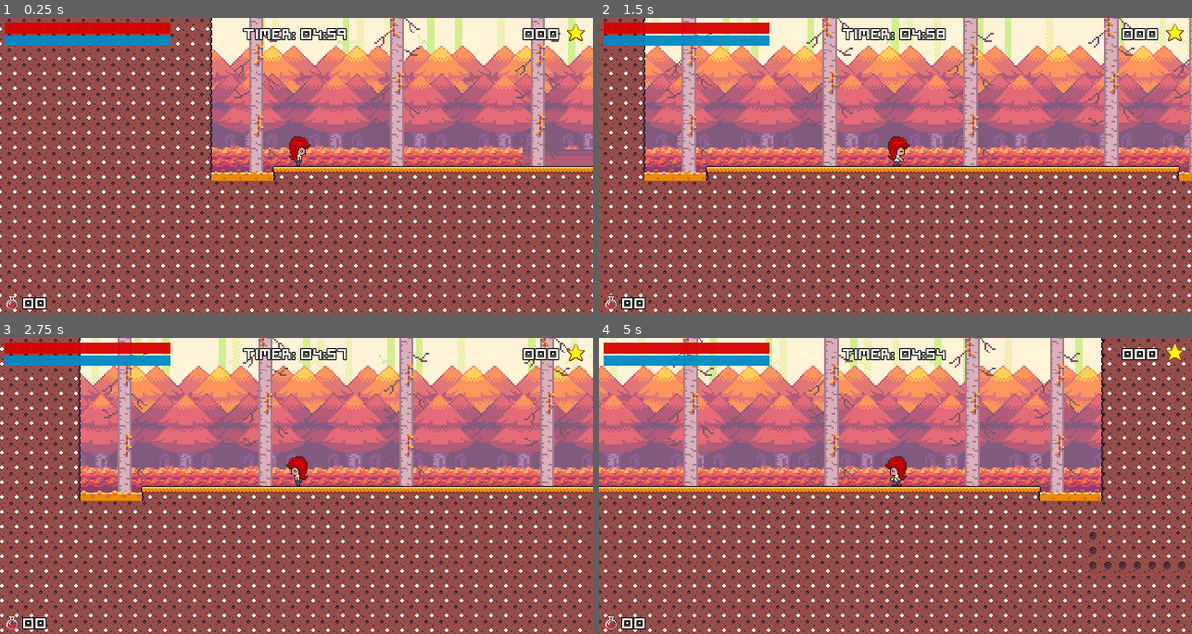
Above: before the commit, frames 1-4 (two rows, left to right).
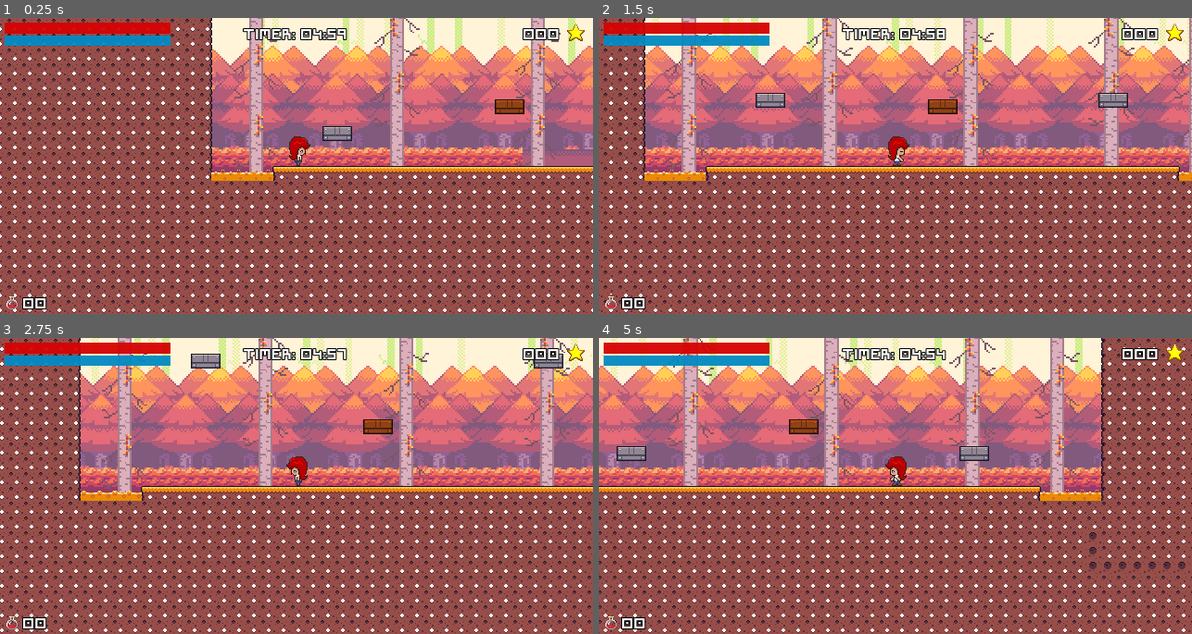
Above: after the commit, the same moments.

Repository: TCCISTOME/PaintLies
Game: Godot game, scene res://FinalStand/final_stand_boss.tscn
Same seed, same stepped clock (60 frames per second), same inputs: the game is played once before the commit and once after it. This scene is started directly instead of the project's main scene.
Inputs (mouse positions are in pixels of both pictures, inside the frame that each line leads up to):
- Up to frame 1 (0.25 s): no input
- Up to frame 2 (1.5 s): move the mouse to (1025, 151) at 0.52 s; hold D (direita) from 0.53 s (still down); click (1025, 151) at 0.6 s; tap Space (pular) at 0.77 s; move the mouse to (776, 180) at 1.27 s; tap E (beber) at 1.35 s
- Up to frame 3 (2.75 s): tap Space (pular) at 1.52 s; move the mouse to (355, 420) at 2.02 s; release D (direita) at 2.03 s; hold A (esquerda) from 2.03 s (still down); click (355, 420) at 2.1 s
- Up to frame 4 (5 s): move the mouse to (865, 545) at 2.77 s; release A (esquerda) at 2.78 s; hold D (direita) 2.78-4.28 s; tap E (beber) at 2.85, 4.35 s; tap Space (pular) at 3.02, 3.77, 4.52 s; move the mouse to (1073, 530) at 3.52 s; click (1073, 530) at 3.6 s; move the mouse to (717, 441) at 4.27 s; hold A (esquerda) from 4.28 s (still down)

The runs differ from the first frame. In frame 1, 0.5% of the frame differs, in the area x 54-89%, y 27-42%; in frame 2, 0.7%, in the area x 26-90%, y 25-33%; in frame 3, 0.7%; in frame 4, 0.7%.

Commit message:
Ajustes finalizados

Diff:
--- a/FinalStand/final_stand.tscn
+++ b/FinalStand/final_stand.tscn
@@ -3,7 +3,7 @@
 [ext_resource type="Script" path="res://FinalStand/scripts/final_stand.gd" id="1_g7gt3"]
 [ext_resource type="Texture2D" uid="uid://c7mjs3t733ly5" path="res://assets/tilesets/Decoracao/Chão De Madeira.png" id="1_h6f4f"]
 [ext_resource type="Texture2D" uid="uid://c48lton4bgggo" path="res://assets/tilesets/Decoracao/Decoração.png" id="2_h5iir"]
-[ext_resource type="Texture2D" uid="uid://2iolcdcma64p" path="res://assets/tilesets/Seasonal Tilesets/5 - Misc_universal_tiles/BlocksElements.png" id="4_a0b16"]
+[ext_resource type="Texture2D" uid="uid://cch4lvqihkssg" path="res://assets/tilesets/Seasonal Tilesets/5 - Misc_universal_tiles/elementsBlocks.png" id="4_a0b16"]
 [ext_resource type="Texture2D" uid="uid://bpy61macm0ffx" path="res://assets/tilesets/Seasonal Tilesets/5 - Misc_universal_tiles/Snack_machine_Bench_Trash_bin (16 x 16).png" id="5_0fx3g"]
 [ext_resource type="Texture2D" uid="uid://b1hup6wu6uff" path="res://assets/tilesets/Seasonal Tilesets/5 - Misc_universal_tiles/platformBlock.png" id="5_8ll5o"]
 [ext_resource type="PackedScene" uid="uid://lx6vqi7othwx" path="res://Players/sabrina.tscn" id="6_b5hht"]
--- a/FinalStand/prefebs/falling_platform.tscn
+++ b/FinalStand/prefebs/falling_platform.tscn
@@ -1,10 +1,25 @@
 [gd_scene load_steps=7 format=3 uid="uid://bt36lxhkaovvk"]
 
 [ext_resource type="Script" path="res://FinalStand/scripts/falling_platform.gd" id="1_qfw6k"]
-[ext_resource type="Texture2D" uid="uid://2iolcdcma64p" path="res://assets/tilesets/Seasonal Tilesets/5 - Misc_universal_tiles/BlocksElements.png" id="2_0454f"]
+[ext_resource type="Texture2D" uid="uid://cch4lvqihkssg" path="res://assets/tilesets/Seasonal Tilesets/5 - Misc_universal_tiles/elementsBlocks.png" id="2_0454f"]
 
 [sub_resource type="RectangleShape2D" id="RectangleShape2D_k8l2u"]
 size = Vector2(32, 16)
+
+[sub_resource type="Animation" id="Animation_j2hog"]
+length = 0.001
+tracks/0/type = "value"
+tracks/0/imported = false
+tracks/0/enabled = true
+tracks/0/path = NodePath("texture:position")
+tracks/0/interp = 1
+tracks/0/loop_wrap = true
+tracks/0/keys = {
+"times": PackedFloat32Array(0),
+"transitions": PackedFloat32Array(1),
+"update": 0,
+"values": [Vector2(0, 0)]
+}
 
 [sub_resource type="Animation" id="Animation_pb7ud"]
 resource_name = "shake"
@@ -20,21 +35,6 @@
 "transitions": PackedFloat32Array(1, 1, 1, 1, 1),
 "update": 0,
 "values": [Vector2(0, 0), Vector2(2, 0), Vector2(0, 0), Vector2(-2, 0), Vector2(0, 0)]
-}
-
-[sub_resource type="Animation" id="Animation_j2hog"]
-length = 0.001
-tracks/0/type = "value"
-tracks/0/imported = false
-tracks/0/enabled = true
-tracks/0/path = NodePath("texture:position")
-tracks/0/interp = 1
-tracks/0/loop_wrap = true
-tracks/0/keys = {
-"times": PackedFloat32Array(0),
-"transitions": PackedFloat32Array(1),
-"update": 0,
-"values": [Vector2(0, 0)]
 }
 
 [sub_resource type="AnimationLibrary" id="AnimationLibrary_w0veg"]
--- a/FinalStand/prefebs/moving_plataform.tscn
+++ b/FinalStand/prefebs/moving_plataform.tscn
@@ -1,6 +1,6 @@
 [gd_scene load_steps=4 format=3 uid="uid://5jvawgmbknwq"]
 
-[ext_resource type="Texture2D" uid="uid://2iolcdcma64p" path="res://assets/tilesets/Seasonal Tilesets/5 - Misc_universal_tiles/BlocksElements.png" id="1_8twst"]
+[ext_resource type="Texture2D" uid="uid://cch4lvqihkssg" path="res://assets/tilesets/Seasonal Tilesets/5 - Misc_universal_tiles/elementsBlocks.png" id="1_8twst"]
 [ext_resource type="Script" path="res://FinalStand/scripts/moving_plataform.gd" id="1_i0sse"]
 
 [sub_resource type="RectangleShape2D" id="RectangleShape2D_1jojm"]
--- a/FinalStand/scripts/final_stand.gd
+++ b/FinalStand/scripts/final_stand.gd
@@ -13,7 +13,7 @@
 	player.follow_camera(camera)
 	player.player_has_died.connect(game_over)
 	 # Conecte o sinal do HUD para detectar quando o temporizador chega a 30 segundos
-	#hud.time_to_change_scene.connect(_on_time_to_change_scene)
+	hud.time_to_change_scene.connect(_on_time_to_change_scene)
 
 	#Resetando vida, escudo, xp e poções de cura
 	Global.player_life = 100
@@ -21,9 +21,9 @@
 	Global.countXp = 0
 	Global.countPotion = 0
 
-#func _on_time_to_change_scene() -> void:
-	#print("Tentando mudar de cena...")
-	#get_tree().change_scene_to_file("res://FinalStand/final_stand_boss.tscn")
+func _on_time_to_change_scene() -> void:
+	print("Tentando mudar de cena...")
+	get_tree().change_scene_to_file("res://FinalStand/final_stand_boss.tscn")
 	#get_tree().call_deferred("change_scene_to_file", "res://FinalStand/final_stand_boss.tscn")
 	#get_tree().change_scene_to_file("C:/Users/Isabella/OneDrive/Documentos/GitHub/Scripts/FinalStand/final_stand_boss.tscn")  # Muda para a nova cena diretamente
 	#get_tree().change_scene("res://FinalStand/final_stand_boss.tscn")
--- a/UI/scripts/hud.gd
+++ b/UI/scripts/hud.gd
@@ -14,7 +14,7 @@
 @export_range(0, 59) var default_seconds := 0
 
 # Define o sinal para quando o tempo chegar a 3 segundos
-#signal time_to_change_scene
+signal time_to_change_scene
 
 # Variável para garantir que o sinal seja emitido uma vez
 var scene_change_triggered = false
@@ -51,9 +51,9 @@
 	timer_counter.text = str("%02d" % minutes) + ":" + str("%02d" % seconds)
 
 	# Verifique se o tempo chegou a 3 segundos e se o sinal ainda não foi emitido
-	#if minutes == 9 and seconds == 45 and not scene_change_triggered:
-		#emit_signal("time_to_change_scene")  # Emite o sinal
-		#scene_change_triggered = true  # Garante que o sinal só será emitido uma vez
+	if minutes == 9 and seconds == 50 and not scene_change_triggered:
+		emit_signal("time_to_change_scene")  # Emite o sinal
+		scene_change_triggered = true  # Garante que o sinal só será emitido uma vez
 
 func reset_clock_timer():
 	minutes = default_minutes
--- a/nivel_0.tscn
+++ b/nivel_0.tscn
@@ -1,12 +1,12 @@
 [gd_scene load_steps=27 format=3 uid="uid://c3d2r8wubvu6x"]
 
-[ext_resource type="Texture2D" uid="uid://dgi2vy86nxsxt" path="res://assets/tilesets/Seasonal Tilesets/5 - Misc. universal tiles/Blocks (16 x 16).png" id="1_hjic5"]
+[ext_resource type="Texture2D" uid="uid://cch4lvqihkssg" path="res://assets/tilesets/Seasonal Tilesets/5 - Misc_universal_tiles/elementsBlocks.png" id="1_hjic5"]
 [ext_resource type="Script" path="res://nivel_0.gd" id="1_t2pkk"]
-[ext_resource type="Texture2D" uid="uid://c2aty6t70n026" path="res://assets/tilesets/Seasonal Tilesets/5 - Misc. universal tiles/Snack_machine_Bench_Trash_bin (16 x 16).png" id="2_ytw0h"]
-[ext_resource type="Texture2D" uid="uid://iw1i4vyrxp4w" path="res://assets/tilesets/Seasonal Tilesets/5 - Misc. universal tiles/Blocks (16 x 16) - Copia.png" id="4_jx21d"]
-[ext_resource type="Texture2D" uid="uid://d2t2vpq1rim4b" path="res://assets/tilesets/Seasonal Tilesets/3 - Tropics/Terrain (16 x 16).png" id="5_d3sut"]
-[ext_resource type="Texture2D" uid="uid://b1fc6sfkah538" path="res://assets/tilesets/Decoracao/Decoração.png" id="6_57rkd"]
-[ext_resource type="Texture2D" uid="uid://dtotp0pncsg3x" path="res://assets/tilesets/Decoracao/Chão De Madeira.png" id="7_c0w04"]
+[ext_resource type="Texture2D" uid="uid://bpy61macm0ffx" path="res://assets/tilesets/Seasonal Tilesets/5 - Misc_universal_tiles/Snack_machine_Bench_Trash_bin (16 x 16).png" id="2_ytw0h"]
+[ext_resource type="Texture2D" uid="uid://b1hup6wu6uff" path="res://assets/tilesets/Seasonal Tilesets/5 - Misc_universal_tiles/platformBlock.png" id="4_jx21d"]
+[ext_resource type="Texture2D" uid="uid://c20625xcgetvu" path="res://assets/tilesets/Seasonal Tilesets/3 - Tropics/Terrain (16 x 16).png" id="5_d3sut"]
+[ext_resource type="Texture2D" uid="uid://c48lton4bgggo" path="res://assets/tilesets/Decoracao/Decoração.png" id="6_57rkd"]
+[ext_resource type="Texture2D" uid="uid://c7mjs3t733ly5" path="res://assets/tilesets/Decoracao/Chão De Madeira.png" id="7_c0w04"]
 [ext_resource type="PackedScene" uid="uid://bbrmcct01lqr0" path="res://Enemys/green_slime.tscn" id="9_5xxa6"]
 [ext_resource type="PackedScene" uid="uid://udyvalhxyb3e" path="res://Enemys/yellow_slime.tscn" id="9_weeah"]
 [ext_resource type="PackedScene" uid="uid://ckjhu1m1rm8ov" path="res://plataform.tscn" id="10_30wjt"]
Binary file added: assets/tilesets/Seasonal Tilesets/5 - Misc_universal_tiles/elementsBlocks.png
Not shown, added: assets/tilesets/Seasonal Tilesets/5 - Misc_universal_tiles/elementsBlocks.png.import
